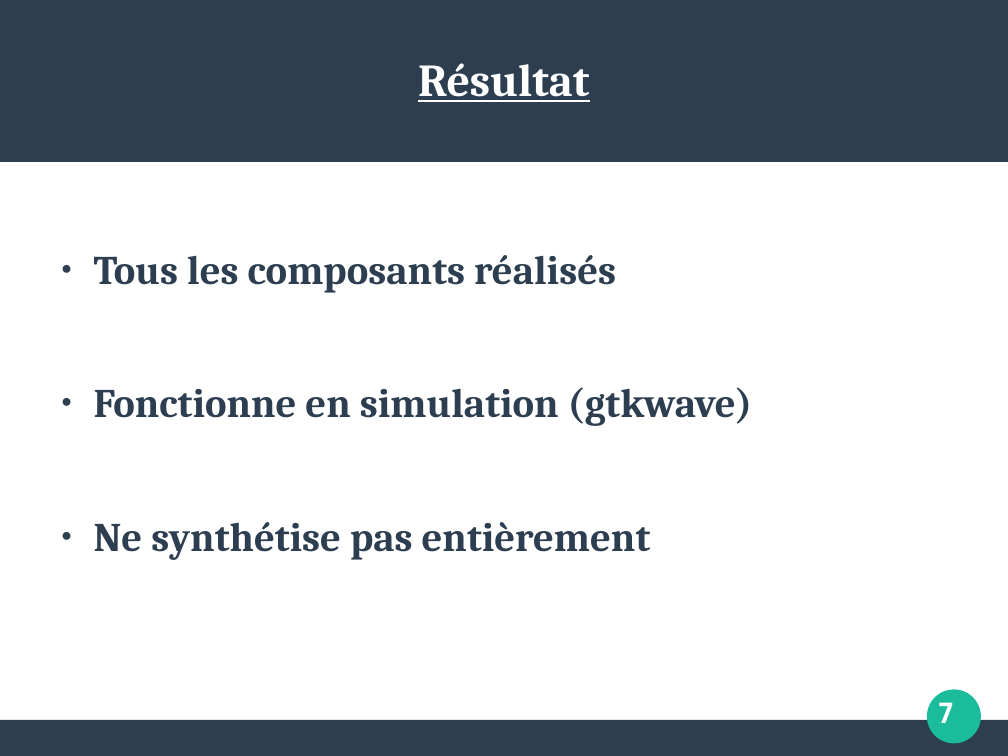
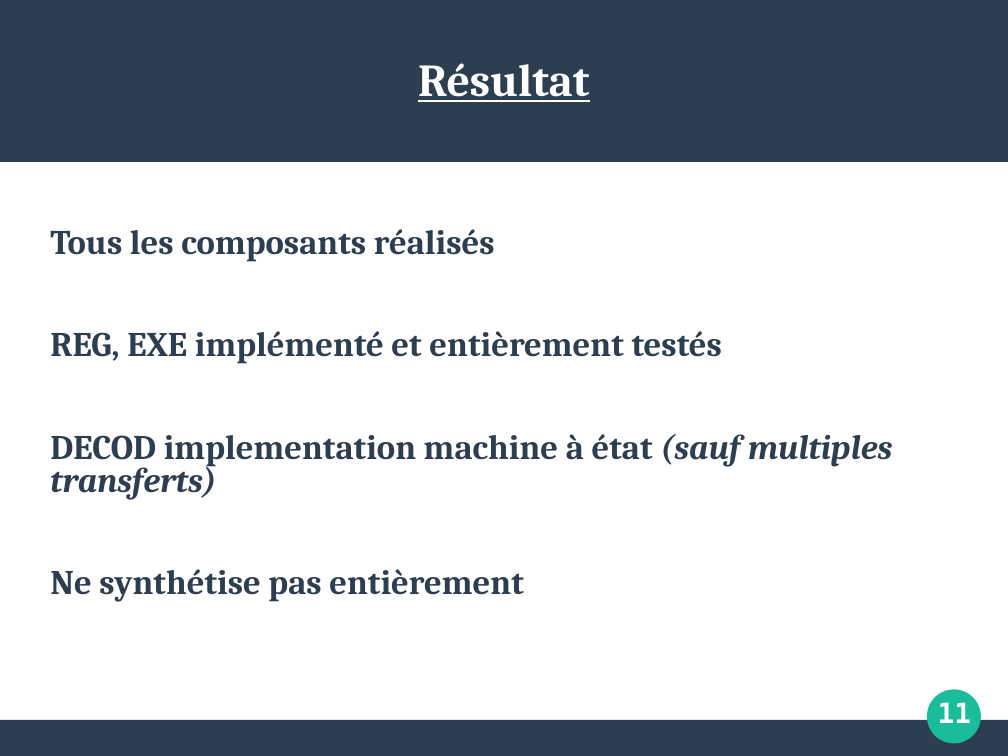
Before and after one commit to maximouth/VHDL, a slide deck: slide 14 of presentation1.odp (slide 7 before the commit). Drawn at 1008x756 pixels with LibreOffice and Linux fonts; fonts in the diff are those of the drawing. Boxes give left, top, right and bottom in pixels: in the first picture for what was removed or moved away, otherwise in the second. Text is boxed around its words. In the diff, an @@ line names an element or a change of style, - is before the commit and + after.

```diff
--- a/presentation1.odp
+++ b/presentation1.odp
@@ text at <box>50,229,524,602</box>: size 32 to 27.2 pt in "Tous les composants réalisés", "Ne synthétise pas entièrement"; bullet ● to none; line spacing 1 to 0.8 @@
@@ text at <box>50,331,892,500</box>: text changed; size 32 to 27.2 pt @@
-● Fonctionne en simulation (gtkwave)
+REG, EXE implémenté et entièrement testés
+DECOD implementation machine à état (sauf multiples transferts)
@@ text at <box>938,702,972,723</box>: text changed @@
-7
+11
```
Also in this commit, not shown: 5 other slides changed, 8 slides added, 1 other file.
